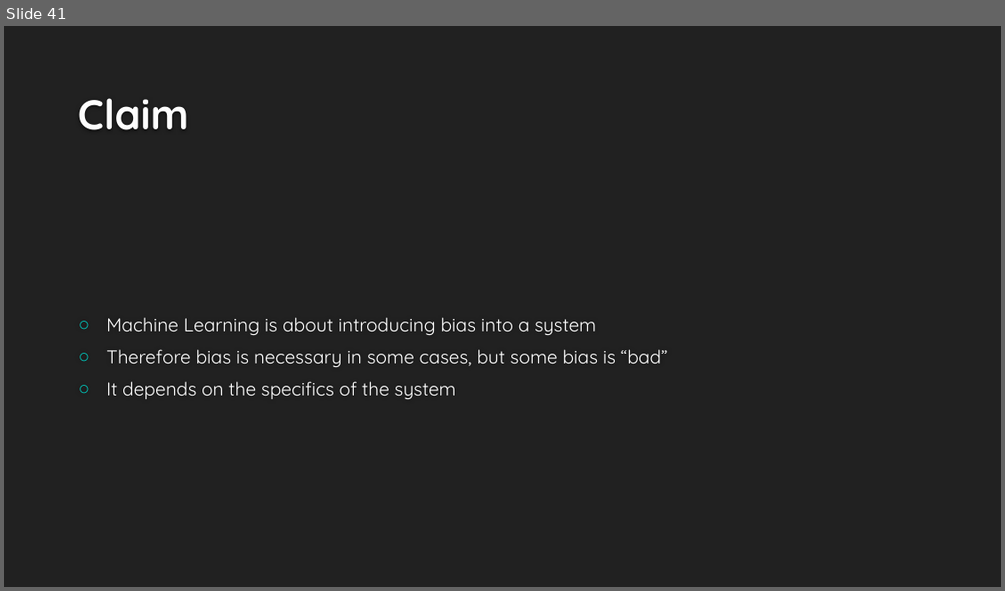
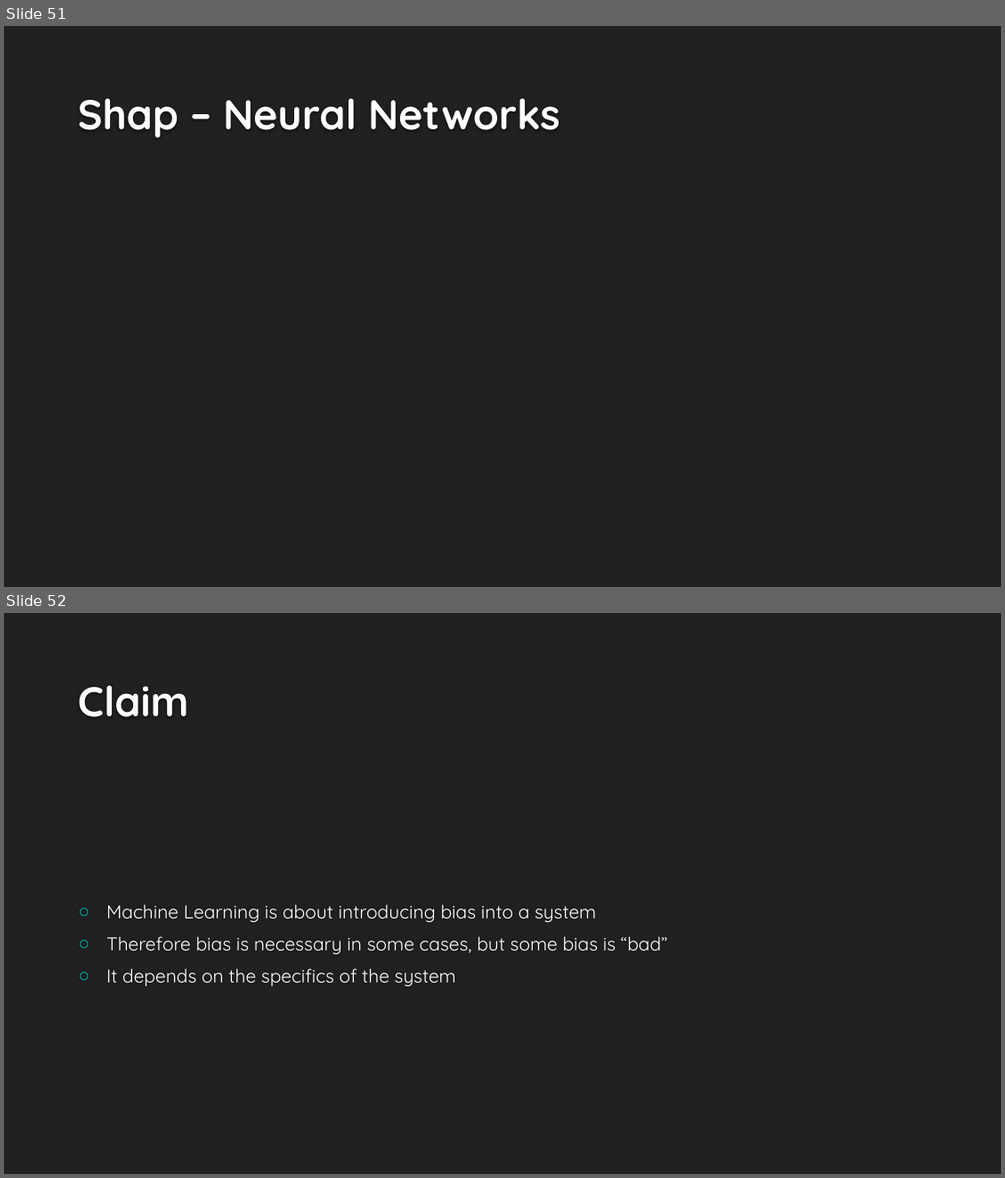
Before and after one commit to EricSchles/algorithmic_bias, a slide deck: Understanding Bias Via Interpretability.pptx. Shown one above the other, each under a label of ours: slide 41 before the commit, slides 51 and 52 after it. The pictures are 1005x591 and 1005x1178 pixels, drawn with LibreOffice and Linux fonts; fonts in the diff are those of the drawing; background and template pictures are left out. Boxes give left, top, right and bottom in pixels: in the first picture for what was removed or moved away, otherwise in the second. Text is boxed around its words. In the diff, an @@ line names an element or a change of style, - is before the commit and + after.

```diff
--- a/Understanding Bias Via Interpretability.pptx
+++ b/Understanding Bias Via Interpretability.pptx
@@ slide 51 added at (x1=4, y1=26, x2=1001, y2=587), background #212121 @@
@@ title added at (x1=78, y1=98, x2=560, y2=138), 40 pt, text #FEFEFE, bold @@
+Shap – Neural Networks
@@ what was slide 41 is now slide 52 @@
```
Also in this commit, not shown: 5 slides changed, 18 other slides added, 6 slides removed, 13 other files.
